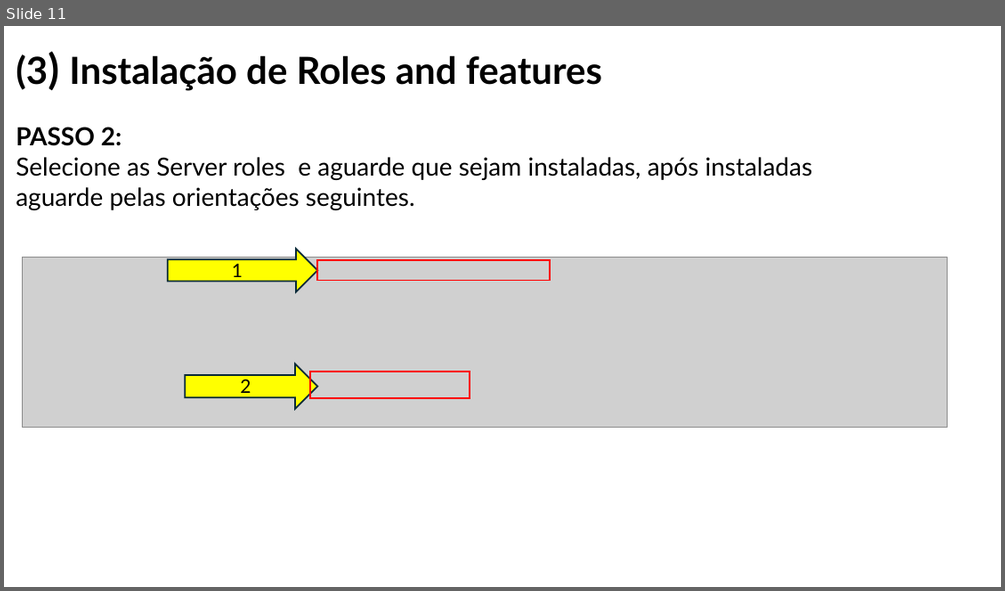
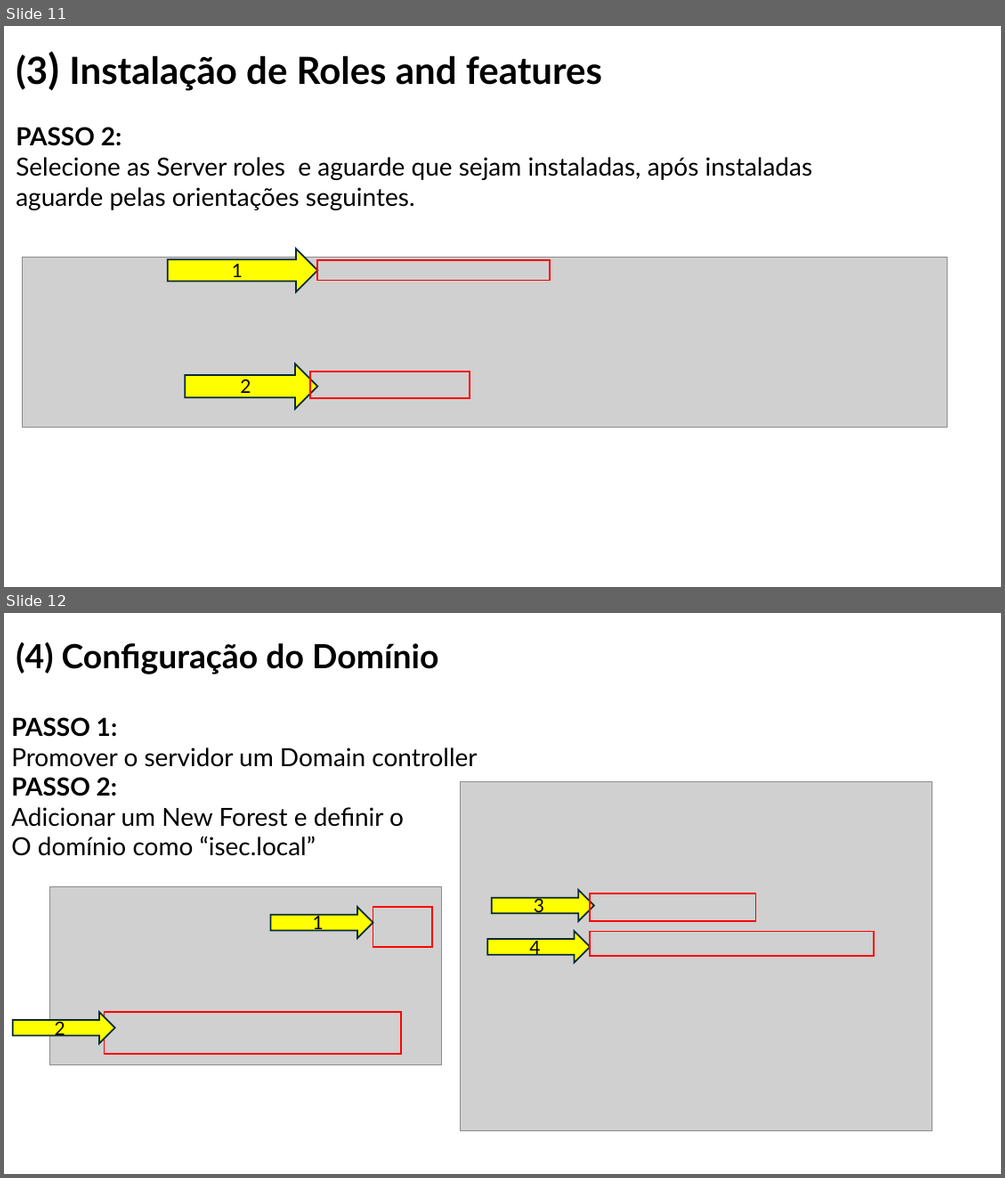
Before and after one commit to orlandonss/TrabalhoSR2, a slide deck: Relatorio_Tutoriais_Workshop/WORKSHOP WINDOWS AD DS & LINUX SERVICES.pptx. Shown one above the other, each under a label of ours: slide 11 before the commit, slides 11 and 12 after it. The pictures are 1005x591 and 1005x1178 pixels, drawn with LibreOffice and Linux fonts; fonts in the diff are those of the drawing; grey boxes stand for pictures. Boxes give left, top, right and bottom in pixels: in the first picture for what was removed or moved away, otherwise in the second. Text is boxed around its words. In the diff, an @@ line names an element or a change of style, - is before the commit and + after.

```diff
--- a/Relatorio_Tutoriais_Workshop/WORKSHOP WINDOWS AD DS & LINUX SERVICES.pptx
+++ b/Relatorio_Tutoriais_Workshop/WORKSHOP WINDOWS AD DS & LINUX SERVICES.pptx
@@ slide 12 added at <box>4,613,1001,1174</box>, background #FFFFFF @@
@@ title added at <box>16,642,438,674</box>, 32 pt, text #000000, bold @@
+(4) Configuração do Domínio
@@ text added at <box>11,717,477,856</box>, 24 pt, text #000000 @@
+PASSO 1:
+Promover o servidor um Domain controller
+PASSO 2:
+Adicionar um New Forest e definir o
+O domínio como “isec.local”
@@ picture added at <box>461,781,933,1131</box> @@
@@ picture added at <box>49,886,442,1064</box> @@
@@ right arrow added at <box>492,890,594,921</box>, fill #FFFF00, outline #092A39 1.5 pt, 18 pt, text #000000 @@
+3
@@ rectangle added at <box>591,893,756,921</box>, outline #FF0000 1.5 pt @@
@@ right arrow added at <box>271,907,373,938</box>, fill #FFFF00, outline #092A39 1.5 pt, 18 pt, text #000000 @@
+1
@@ rectangle added at <box>373,907,433,947</box>, outline #FF0000 1.5 pt @@
@@ right arrow added at <box>488,931,591,962</box>, fill #FFFF00, outline #092A39 1.5 pt, 18 pt, text #000000 @@
+4
@@ rectangle added at <box>591,932,874,957</box>, outline #FF0000 1.5 pt @@
@@ right arrow added at <box>13,1013,115,1044</box>, fill #FFFF00, outline #092A39 1.5 pt, 18 pt, text #000000 @@
+2
@@ rectangle added at <box>105,1013,401,1054</box>, outline #FF0000 1.5 pt @@
```
Also in this commit, not shown: 14 other slides added, 1 slide removed, 2 other files.
